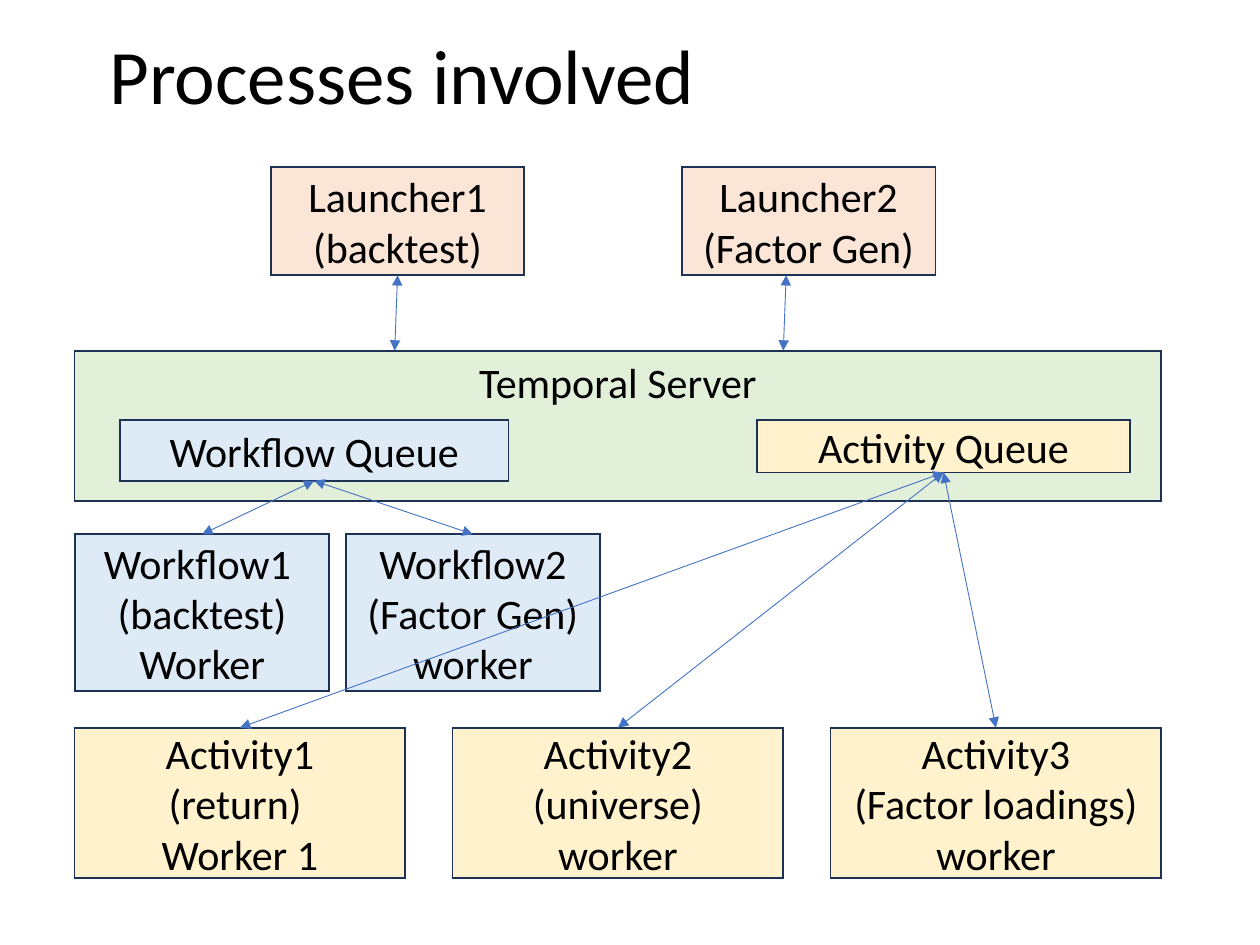
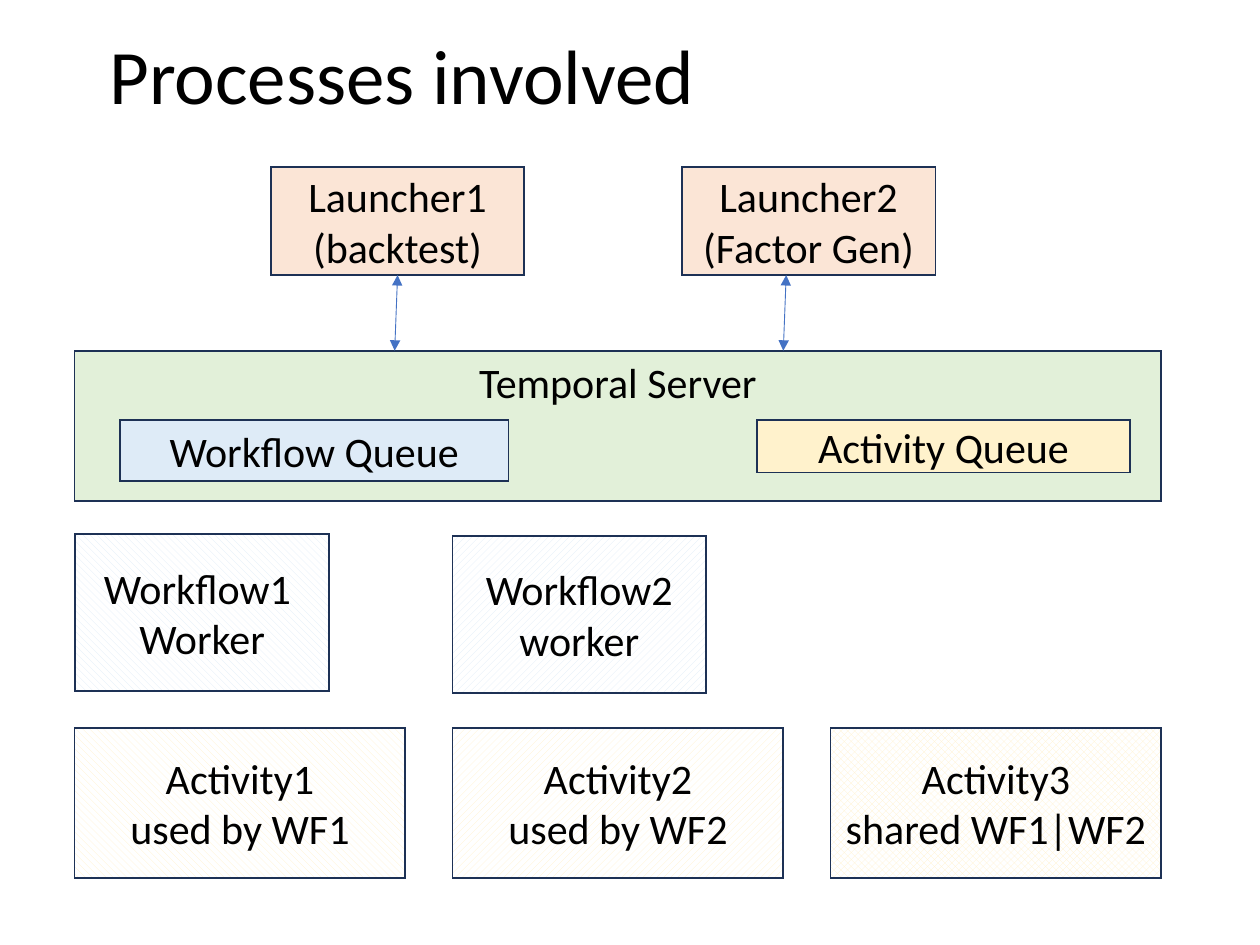
Before and after one commit to zconsult/am_temporal, a slide deck: slide 9 of Temporal.pptx. Drawn at 1260x945 pixels with LibreOffice and Linux fonts; fonts in the diff are those of the drawing. Boxes give left, top, right and bottom in pixels: in the first picture for what was removed or moved away, otherwise in the second. Text is boxed around its words. In the diff, an @@ line names an element or a change of style, - is before the commit and + after.

```diff
--- a/Temporal.pptx
+++ b/Temporal.pptx
@@ double arrow removed from (944, 472) to (239, 728) @@
@@ double arrow removed from (617, 728) to (944, 472) @@
@@ double arrow removed from (944, 472) to (995, 728) @@
@@ double arrow removed from (314, 481) to (202, 534) @@
@@ double arrow removed from (314, 481) to (472, 534) @@
@@ rectangle "Workflow1" at (76, 534, 329, 690): fill #DEEBF7 to pattern #DEEBF7 on #FFFFFF @@
@@ rectangle "Workflow2" at (452, 536, 706, 692): fill #DEEBF7 to pattern #DEEBF7 on #FFFFFF @@
@@ rectangle "Workflow2": place and size @@
-rectangle "Workflow2" at (346, 534, 600, 690)
+rectangle "Workflow2" at (452, 536, 706, 692)
@@ text in rectangle at (367, 598, 578, 639): paragraph removed @@
-(Factor Gen)
@@ text in rectangle at (139, 624, 265, 655): text changed @@
-(backtest) Worker
+Worker
@@ fill #FFF2CC to pattern #FFF2CC on #FFFFFF in 3 elements at (452, 728, 782, 878), (74, 728, 404, 878), (830, 728, 1160, 878) @@
@@ text in rectangle at (130, 765, 350, 851): text changed @@
-Activity1
-(return)
-Worker 1
+Activity1
+used by WF1
@@ text in rectangle at (508, 814, 728, 851): text changed @@
-(universe)
-worker
+used by WF2
@@ text in rectangle at (846, 813, 1146, 851): text changed @@
-(Factor loadings)
-worker
+shared WF1|WF2
```
Also in this commit, not shown: 7 other slides changed, 6 slides added, 1 slide removed.
